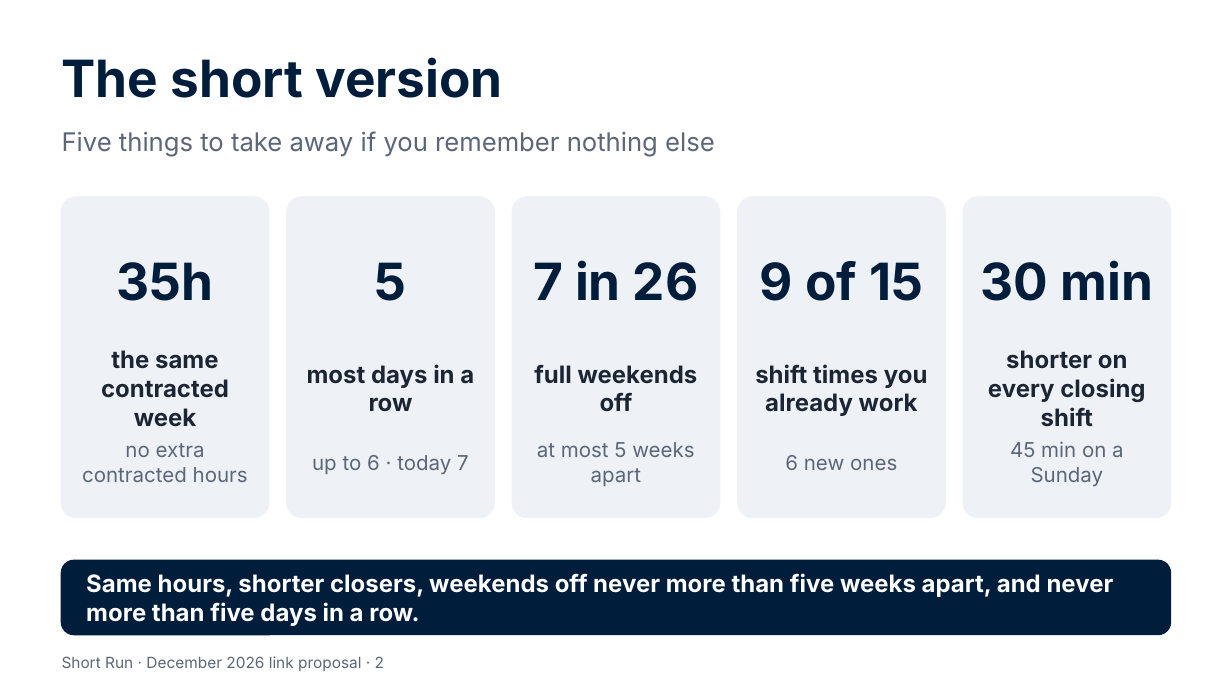
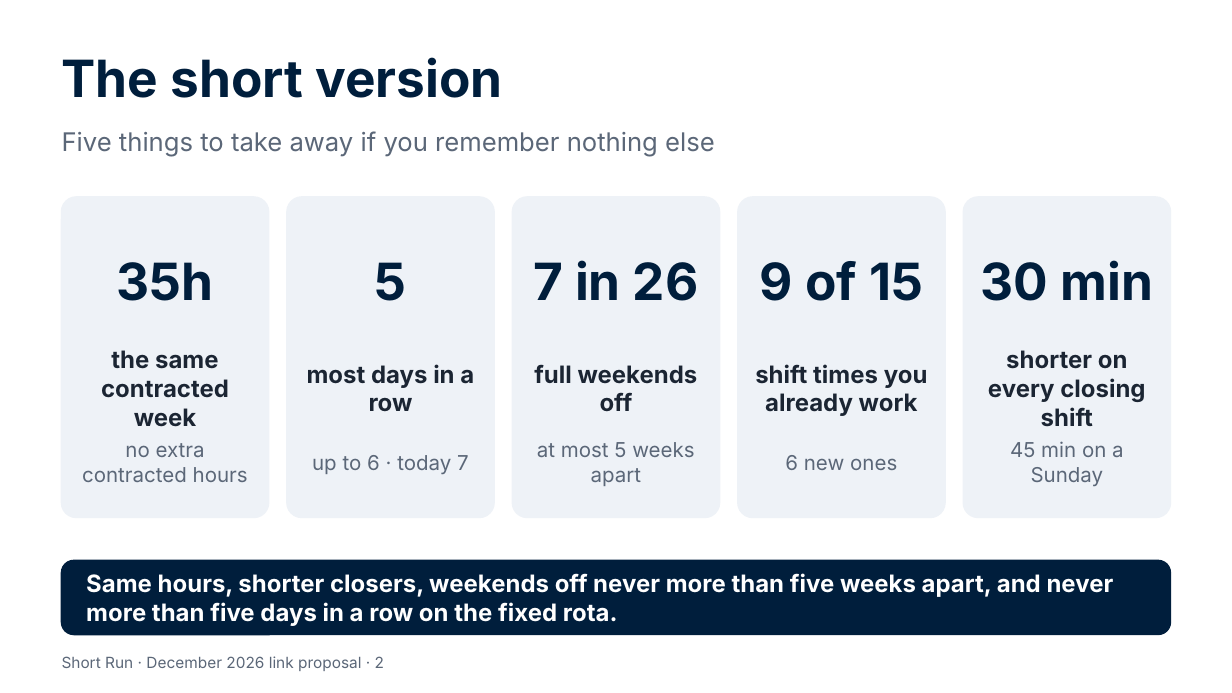
Before and after one commit to Garethdavidmiller/roster-app, a slide deck: slide 2 of docs/links-26/presentations/Short-Run-for-colleagues.pptx. Drawn at 1232x693 pixels with LibreOffice and Linux fonts; fonts in the diff are those of the drawing. Boxes give left, top, right and bottom in pixels: in the first picture for what was removed or moved away, otherwise in the second. Text is boxed around its words. In the diff, an @@ line names an element or a change of style, - is before the commit and + after.

```diff
--- a/docs/links-26/presentations/Short-Run-for-colleagues.pptx
+++ b/docs/links-26/presentations/Short-Run-for-colleagues.pptx
@@ text at (86, 573, 1114, 626): text changed @@
-Same hours, shorter closers, weekends off never more than five weeks apart, and never more than five days in a row.
+Same hours, shorter closers, weekends off never more than five weeks apart, and never more than five days in a row on the fixed rota.
```
Also in this commit, not shown: 2 other slides changed, 19 other files.
